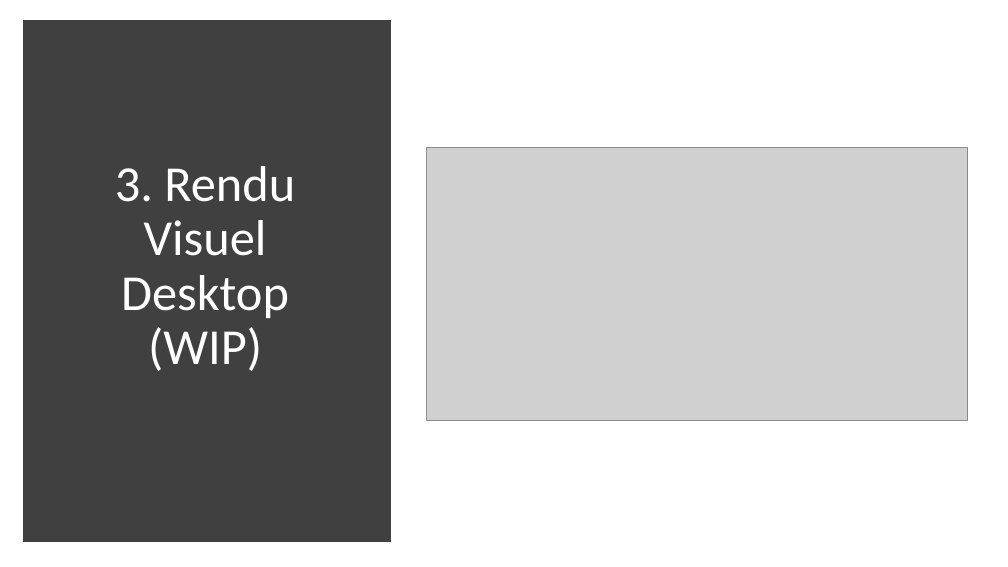
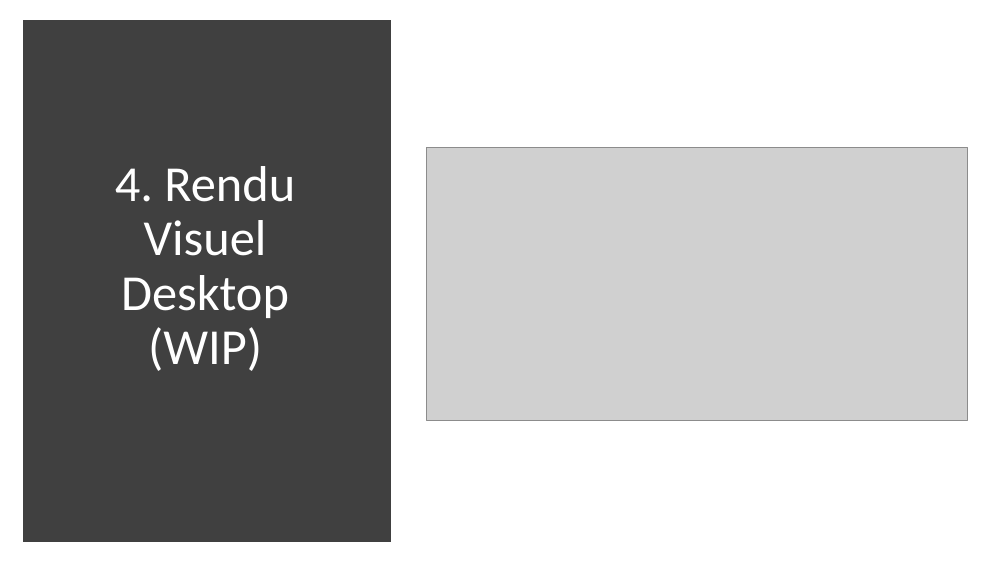
Before and after one commit to Dakusy/P3_OhMyFood, a slide deck: slide 6 of P3.pptx (slide 5 before the commit). Drawn at 1008x567 pixels with LibreOffice and Linux fonts; fonts in the diff are those of the drawing; grey boxes stand for pictures. Boxes give left, top, right and bottom in pixels: in the first picture for what was removed or moved away, otherwise in the second. Text is boxed around its words. In the diff, an @@ line names an element or a change of style, - is before the commit and + after.

```diff
--- a/P3.pptx
+++ b/P3.pptx
@@ title at bbox=[115, 166, 295, 371]: text changed @@
-3. Rendu Visuel Desktop (WIP)
+4. Rendu Visuel Desktop (WIP)
```
Also in this commit, not shown: 2 other slides changed, 1 slide added, 1 other file.
